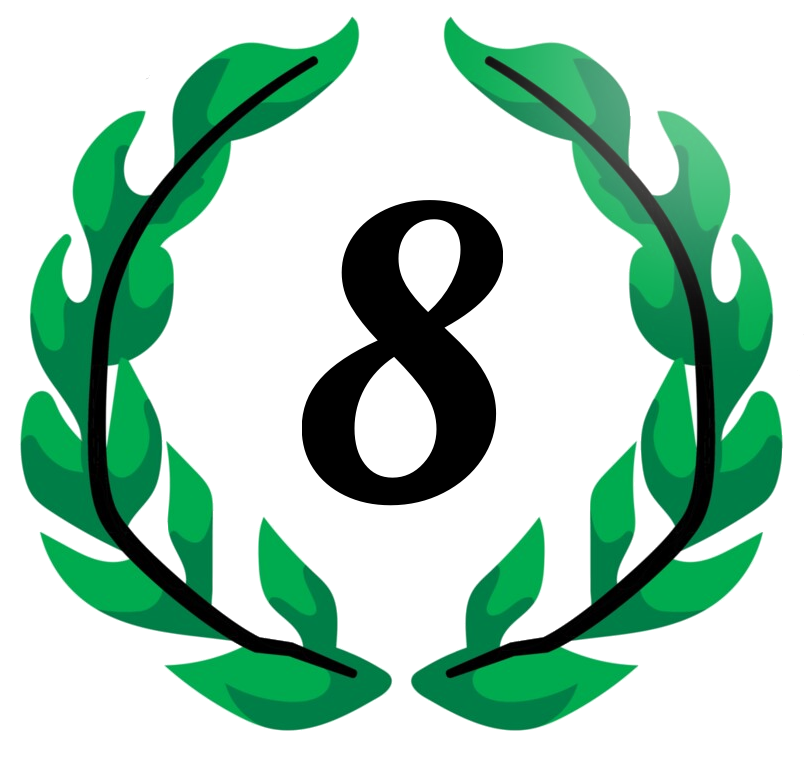
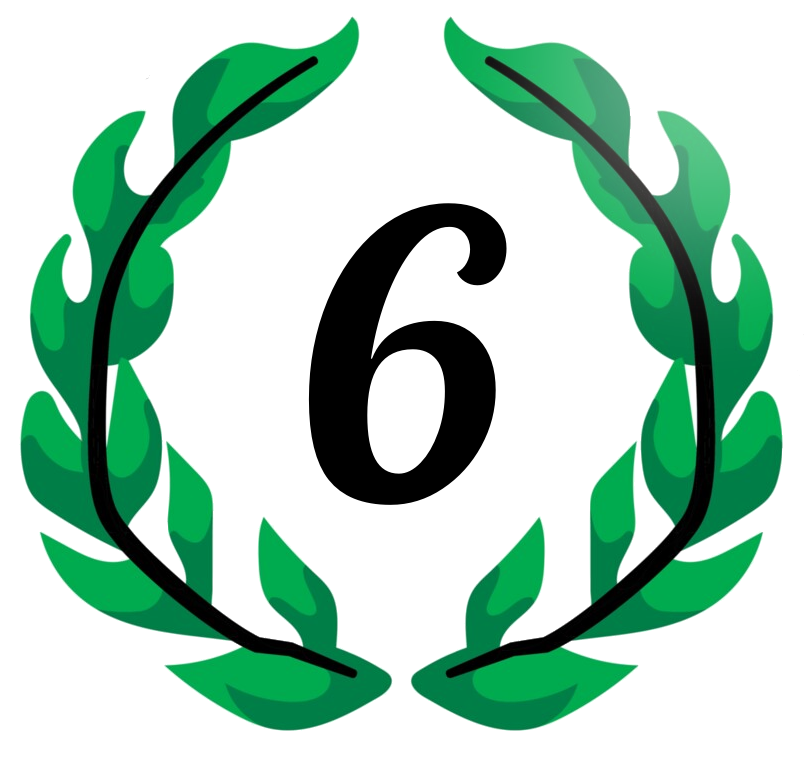
Before/after of a 805 x 768 layered artwork. What changed in the layer stack:
painted on "Background" over [302, 200, 507, 506]
